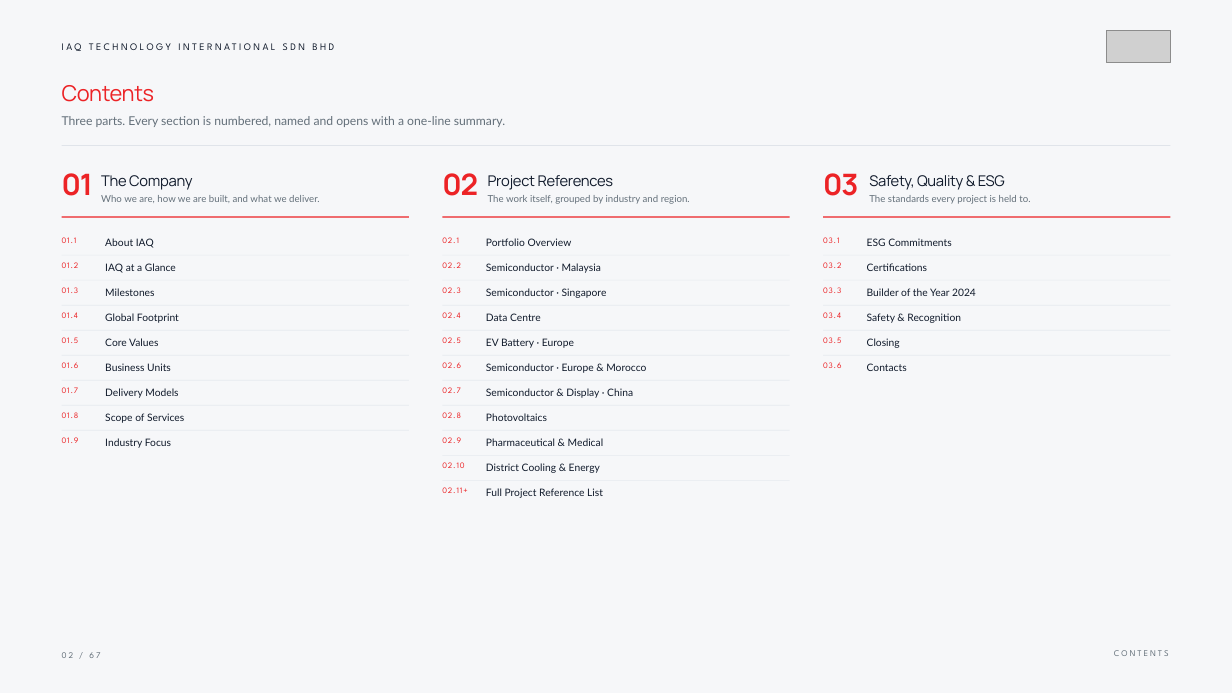
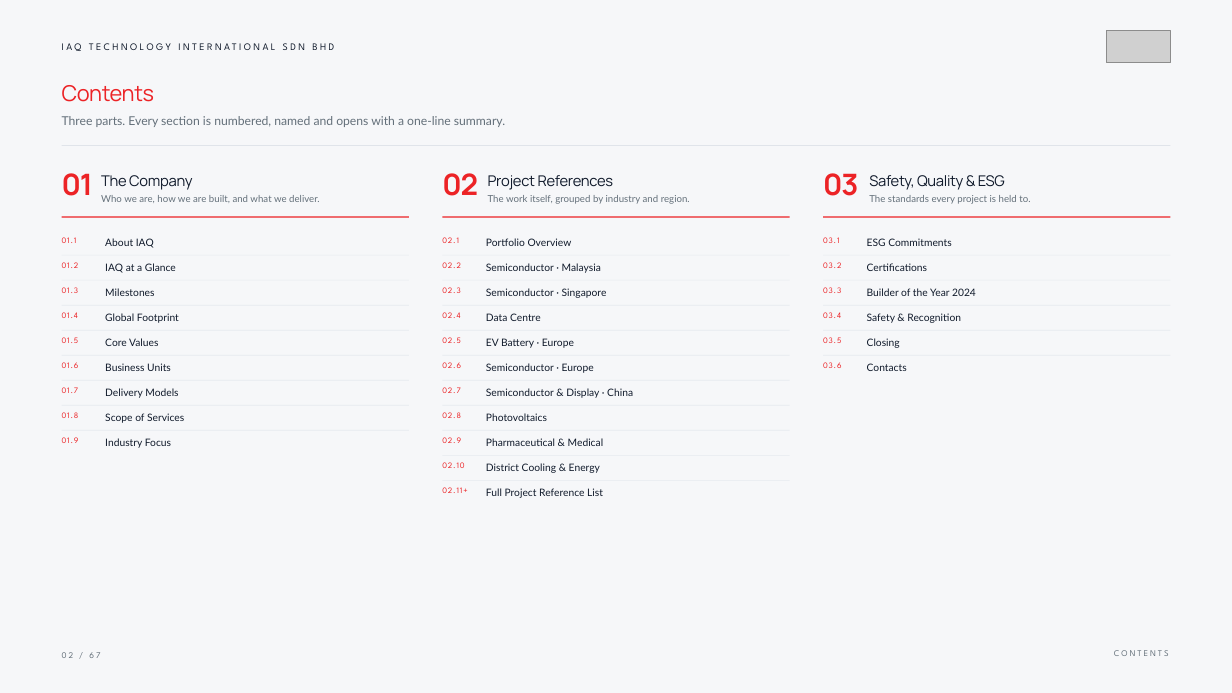
Before and after one commit to brandmethod/Brand-Method-Website, a slide deck: slide 2 of iaq-deck/IAQ-Company-Deck-2026.pptx. Drawn at 1232x693 pixels with LibreOffice and Linux fonts; fonts in the diff are those of the drawing; grey boxes stand for pictures. Boxes give left, top, right and bottom in pixels: in the first picture for what was removed or moved away, otherwise in the second. Text is boxed around its words. In the diff, an @@ line names an element or a change of style, - is before the commit and + after.

```diff
--- a/iaq-deck/IAQ-Company-Deck-2026.pptx
+++ b/iaq-deck/IAQ-Company-Deck-2026.pptx
@@ text at [486, 363, 594, 373]: text changed @@
-Semiconductor · Europe & Morocco
+Semiconductor · Europe
```
Also in this commit, not shown: 8 other slides changed, 8 other files.
